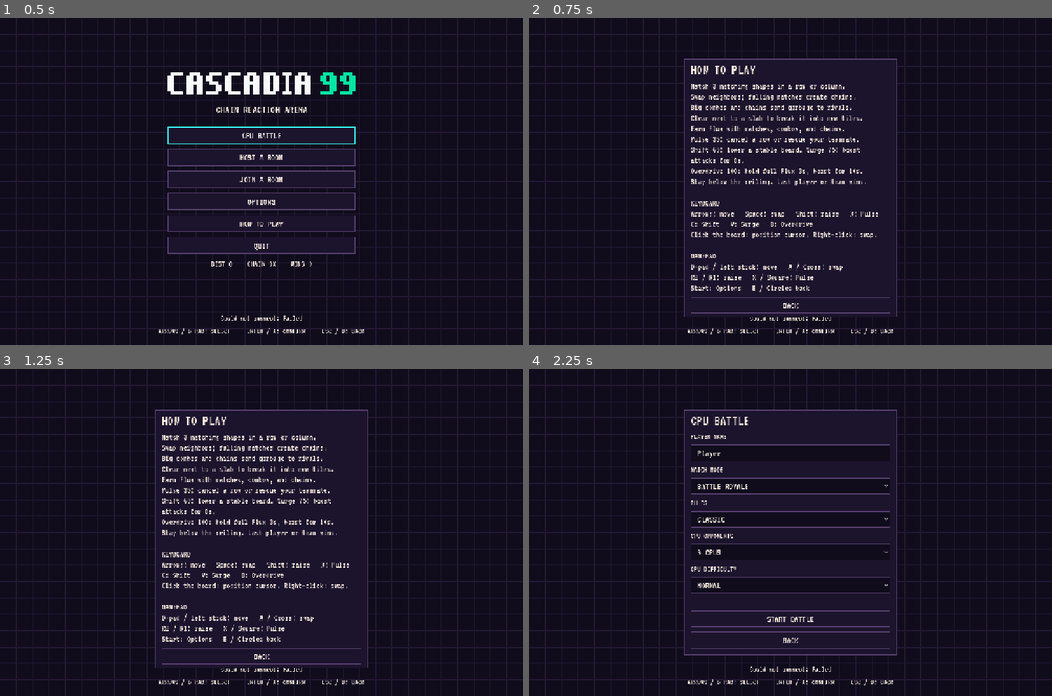
Above: before the commit, frames 1-4 (two rows, left to right).
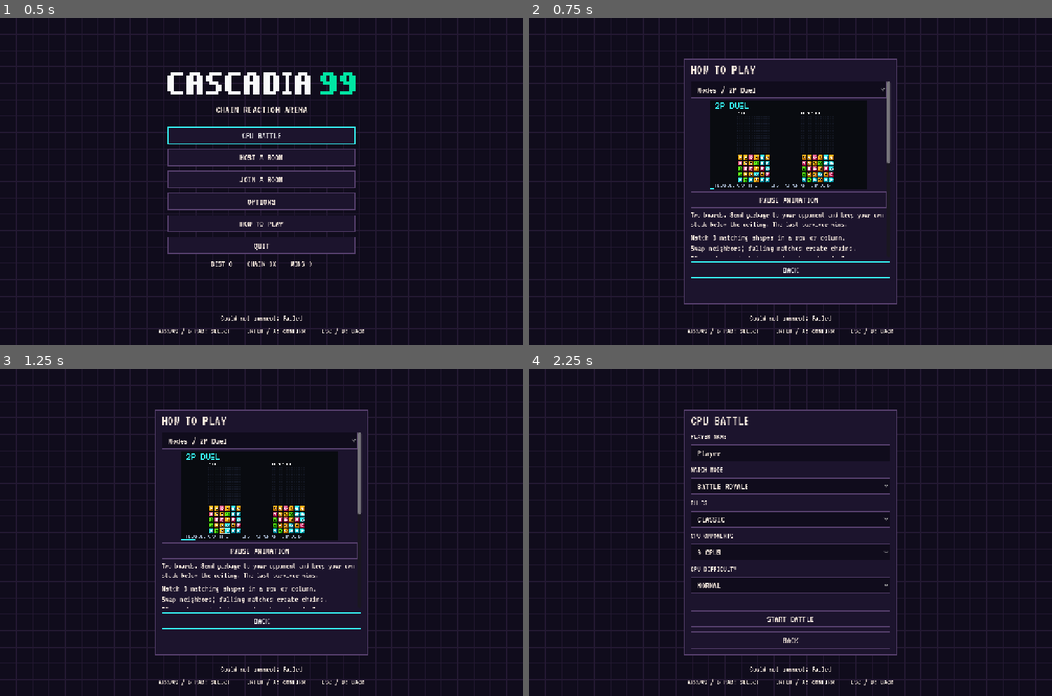
Above: after the commit, the same moments.

Repository: cdomin1/cascadia-99
Game: Godot game, scene res://scenes/main.tscn
The game is run twice, just before and just after one commit, with the same random seed, the same clock (stepped at 60 frames per second) and the same inputs.
Inputs:
- Up to frame 1 (0.5 s): no input
- Up to frame 2 (0.75 s): click "HOW TO PLAY" at 0.5 s
- Up to frame 3 (1.25 s): no input
- Up to frame 4 (2.25 s): click "BACK" at 1.25 s; click "CPU BATTLE" at 2 s

Frame 1 is identical in both runs. In frame 2, 12% of the frame differs, in the area x 29-71%, y 19-92%; in frame 3, 12%; in frame 4, nothing differs.

Commit message:
Add matching animated How to Play tutorials to web and Godot

Diff:
--- /dev/null
+++ b/godot/assets/tutorials/catalog.json
@@ -0,0 +1,70 @@
+{
+  "width": 384,
+  "height": 216,
+  "columns": 10,
+  "frames": 80,
+  "fps": 10,
+  "still": 40,
+  "tutorials": [
+    {
+      "id": "duel",
+      "title": "2P Duel",
+      "group": "Modes",
+      "description": "Two boards. Send garbage to your opponent and keep your own stack below the ceiling. The last survivor wins."
+    },
+    {
+      "id": "quad",
+      "title": "4P Free-for-all",
+      "group": "Modes",
+      "description": "Four independent players. Choose a rival to target; the last player alive wins."
+    },
+    {
+      "id": "teams",
+      "title": "2v2 Teams",
+      "group": "Modes",
+      "description": "Two teams of two. Attack the opposing team. A surviving teammate keeps your team in the game; Pulse can rescue a teammate with pending garbage."
+    },
+    {
+      "id": "battle",
+      "title": "99-player Battle Royale",
+      "group": "Modes",
+      "description": "Outlast the field in rooms of up to 99 players. This recording uses 98 CPUs and shows ten boards from the full room."
+    },
+    {
+      "id": "chains",
+      "title": "Swaps, matches & chains",
+      "group": "Mechanics",
+      "description": "Swap neighboring panels to match three or more. Falling panels that match again build a chain. Bigger combos and chains send stronger attacks."
+    },
+    {
+      "id": "garbage",
+      "title": "Break industrial garbage",
+      "group": "Mechanics",
+      "description": "Clear next to a slab to fracture it. Garbage releases active panels from the bottom upward. Your attacks cancel pending garbage before sending any excess."
+    },
+    {
+      "id": "pulse",
+      "title": "Pulse — defend & rescue",
+      "group": "Flux",
+      "description": "Spend 35 Flux to remove one row-equivalent of pending garbage. If your queue is empty in teams, Pulse protects a living teammate instead. The example starts with full Flux."
+    },
+    {
+      "id": "shift",
+      "title": "Shift — make room",
+      "group": "Flux",
+      "description": "Spend 60 Flux on a stable board to remove its bottom row and lower the stack. Shift earns no score, Flux, attacks, or chain. The example starts with full Flux."
+    },
+    {
+      "id": "surge",
+      "title": "Surge — power up",
+      "group": "Flux",
+      "description": "Spend 75 Flux for 8 seconds of stronger attacks and Flux generation. Surge and Overdrive cannot overlap. The example starts with full Flux."
+    },
+    {
+      "id": "overdrive",
+      "title": "Overdrive — full charge",
+      "group": "Flux",
+      "description": "Hold maximum Flux for 3 seconds, then spend it all for 10 seconds of stronger attacks, Flux generation, and faster natural rise. The example demonstrates the full-charge hold before activation."
+    }
+  ]
+}
--- a/godot/scripts/main.gd
+++ b/godot/scripts/main.gd
@@ -2,6 +2,7 @@
 
 const Network = preload("res://scripts/network.gd")
 const BoardView = preload("res://scripts/board_view.gd")
+const TutorialGallery = preload("res://scripts/tutorial_gallery.gd")
 const FluxMeter = preload("res://scripts/flux_meter.gd")
 const Synth = preload("res://scripts/audio.gd")
 const MODE_IDS = ["battle","duel","quad","teams"]
@@ -387,10 +388,24 @@
 	var body = open_modal("HOW TO PLAY")
 	message_label.free()
 	message_label = null
-	var text = label("Match 3 matching shapes in a row or column.\nSwap neighbors; falling matches create chains.\nBig combos and chains send garbage to rivals.\nClear next to a slab to break it into new tiles.\nEarn Flux with matches, combos, and chains.\nPulse 35: cancel a row or rescue your teammate.\nShift 60: lower a stable board. Surge 75: boost attacks for 8s.\nOverdrive 100: hold full Flux 3s, boost for 10s.\nStay below the ceiling. Last player or team wins.\n\nKEYBOARD\nArrows: move   Space: swap   Shift: raise   X: Pulse   C: Shift   V: Surge   B: Overdrive\nClick the board: position cursor. Right-click: swap.\n\nGAMEPAD\nD-pad / left stick: move   A / Cross: swap\nRB / R1: raise   X / Square: Pulse\nStart: Options   B / Circle: back",22)
+	var scroller=ScrollContainer.new()
+	scroller.name="TutorialScroll"
+	scroller.custom_minimum_size=Vector2(0,430)
+	scroller.horizontal_scroll_mode=ScrollContainer.SCROLL_MODE_DISABLED
+	body.add_child(scroller)
+	var content=VBoxContainer.new()
+	content.size_flags_horizontal=Control.SIZE_EXPAND_FILL
+	content.add_theme_constant_override("separation",12)
+	scroller.add_child(content)
+	var tutorials=TutorialGallery.new()
+	tutorials.reduced_effects=reduced_motion or flashing_effects=="reduced"
+	content.add_child(tutorials)
+	var text = label("Match 3 matching shapes in a row or column.\nSwap neighbors; falling matches create chains.\nBig combos and chains send garbage to rivals.\nClear next to a slab to break it into new tiles.\nEarn Flux with matches, combos, and chains.\nPulse 35: cancel a row or rescue your teammate.\nShift 60: lower a stable board. Surge 75: boost attacks for 8s.\nOverdrive 100: hold full Flux 3s, boost for 10s.\nStay below the ceiling. Last player or team wins.\n\nKEYBOARD\nArrows: move   Space: swap   Shift: raise   X: Pulse   C: Shift   V: Surge   B: Overdrive\nClick the board: position cursor. Right-click: swap.\n\nGAMEPAD\nD-pad / left stick: move   A / Cross: swap\nRB / R1: raise   X / Square: Pulse\nY / Triangle: Shift   LB / L1: Surge\nLeft trigger: Overdrive\nStart: Options   B / Circle: back",22)
 	text.autowrap_mode = TextServer.AUTOWRAP_WORD_SMART
-	body.add_child(text)
-	body.add_child(button("BACK",close_modal))
+	content.add_child(text)
+	var back=button("BACK",close_modal)
+	body.add_child(back)
+	back.call_deferred("grab_focus")
 
 func show_error(text: String) -> void:
 	if is_instance_valid(message_label): message_label.text = text
--- /dev/null
+++ b/godot/scripts/tutorial_gallery.gd
@@ -0,0 +1,54 @@
+extends VBoxContainer
+
+var reduced_effects = false
+var catalog: Dictionary = {}
+var topic: OptionButton
+var picture: TextureRect
+var caption: Label
+var pause: Button
+var atlas: AtlasTexture
+var elapsed = 0.0
+var paused = false
+
+func _ready() -> void:
+	catalog=JSON.parse_string(FileAccess.get_file_as_string("res://assets/tutorials/catalog.json"))
+	add_theme_constant_override("separation",6)
+	topic=OptionButton.new()
+	for tutorial in catalog.tutorials: topic.add_item(tutorial.group+" / "+tutorial.title)
+	topic.item_selected.connect(select_topic)
+	add_child(topic)
+	picture=TextureRect.new()
+	picture.texture_filter=CanvasItem.TEXTURE_FILTER_NEAREST
+	picture.expand_mode=TextureRect.EXPAND_IGNORE_SIZE
+	picture.stretch_mode=TextureRect.STRETCH_KEEP_ASPECT_CENTERED
+	picture.custom_minimum_size=Vector2(0,216)
+	add_child(picture)
+	pause=Button.new()
+	pause.pressed.connect(func(): paused=not paused;update_frame())
+	add_child(pause)
+	caption=Label.new()
+	caption.autowrap_mode=TextServer.AUTOWRAP_WORD_SMART
+	caption.add_theme_font_size_override("font_size",20)
+	add_child(caption)
+	select_topic(0)
+
+func select_topic(index: int) -> void:
+	topic.select(index);elapsed=0;paused=false
+	var tutorial=catalog.tutorials[index]
+	atlas=AtlasTexture.new()
+	atlas.filter_clip=true
+	atlas.atlas=load("res://assets/tutorials/"+tutorial.id+".png")
+	picture.texture=atlas
+	caption.text=tutorial.description
+	update_frame()
+
+func update_frame() -> void:
+	var frame=int(catalog.still) if reduced_effects or paused else int(elapsed*catalog.fps)%int(catalog.frames)
+	var region=Rect2(Vector2(frame%int(catalog.columns)*catalog.width,int(frame/int(catalog.columns))*catalog.height),Vector2(catalog.width,catalog.height))
+	if atlas.region!=region: atlas.region=region
+	pause.disabled=reduced_effects
+	pause.text="REDUCED EFFECTS: STILL FRAME" if reduced_effects else ("PLAY ANIMATION" if paused else "PAUSE ANIMATION")
+
+func _process(delta: float) -> void:
+	if not paused and not reduced_effects: elapsed+=delta
+	if is_instance_valid(atlas): update_frame()
--- /dev/null
+++ b/godot/tests/tutorial_smoke.gd
@@ -0,0 +1,44 @@
+extends SceneTree
+const Main = preload("res://scripts/main.gd")
+const Gallery = preload("res://scripts/tutorial_gallery.gd")
+var failures: Array = []
+func check(condition: bool, detail: String) -> void:
+	if not condition: failures.append(detail);push_error(detail)
+func _initialize() -> void:
+	call_deferred("run")
+func run() -> void:
+	var gallery=Gallery.new()
+	gallery.position=Vector2(24,24);gallery.size=Vector2(480,500)
+	root.add_child(gallery);gallery.set_process(false)
+	for index in range(gallery.catalog.tutorials.size()):
+		gallery.select_topic(index)
+		check(gallery.atlas.atlas!=null,"Missing native tutorial atlas")
+		var tutorial=gallery.catalog.tutorials[index]
+		var atlas_image=gallery.atlas.atlas.get_image()
+		var web_still=Image.load_from_file(ProjectSettings.globalize_path("res://../demo/tutorials/"+tutorial.id+".png"))
+		atlas_image.convert(Image.FORMAT_RGBA8);web_still.convert(Image.FORMAT_RGBA8)
+		var region=atlas_image.get_region(Rect2i(0,4*216,384,216))
+		check(region.get_data()==web_still.get_data(),"Native/web still pixels differ: "+tutorial.id)
+		check(gallery.atlas.region.position==Vector2.ZERO,"Topic did not restart")
+		gallery._process(.2);check(gallery.atlas.region.position.x==768,"Native tutorial frames did not advance")
+		gallery.reduced_effects=true;gallery.update_frame()
+		check(gallery.atlas.region.position==Vector2(0,864) and gallery.pause.disabled,"Reduced effects must show still")
+		gallery._process(.5);check(gallery.atlas.region.position==Vector2(0,864),"Reduced animation moved")
+		gallery.reduced_effects=false;gallery.paused=true;gallery.update_frame()
+		check(gallery.atlas.region.position==Vector2(0,864),"Pause must stop animated tutorial")
+		gallery.paused=false
+	await process_frame;await RenderingServer.frame_post_draw
+	DirAccess.make_dir_recursive_absolute(ProjectSettings.globalize_path("res://../.web-smoke"))
+	root.get_texture().get_image().save_png("res://../.web-smoke/godot-tutorials.png")
+	gallery.queue_free();await process_frame
+	var main=Main.new()
+	main.size=Vector2(1280,800)
+	root.add_child(main)
+	main.show_help()
+	check(main.modal.find_child("TutorialScroll",true,false) is ScrollContainer,"Native Help needs a scrolling body")
+	check(main.modal.find_children("*","OptionButton",true,false).size()==1,"Native Help gallery is missing")
+	await process_frame;await RenderingServer.frame_post_draw
+	root.get_texture().get_image().save_png("res://../.web-smoke/godot-help.png")
+	main.shutting_down=true;main.audio.shutdown();main.queue_free();await process_frame
+	if failures.is_empty(): print("GODOT_TUTORIAL_OK: ten clips, exact shared still pixels, playback, topic changes, pause, reduced effects")
+	quit(0 if failures.is_empty() else 1)
Binary file added: godot/assets/tutorials/battle.png
Not shown, added: godot/assets/tutorials/battle.png.import
Binary file added: godot/assets/tutorials/chains.png
Not shown, added: godot/assets/tutorials/chains.png.import
Binary file added: godot/assets/tutorials/duel.png
Not shown, added: godot/assets/tutorials/duel.png.import
Binary file added: godot/assets/tutorials/garbage.png
Not shown, added: godot/assets/tutorials/garbage.png.import
Binary file added: godot/assets/tutorials/overdrive.png
Not shown, added: godot/assets/tutorials/overdrive.png.import
Binary file added: godot/assets/tutorials/pulse.png
Not shown, added: godot/assets/tutorials/pulse.png.import
(and 46 more such lines)
